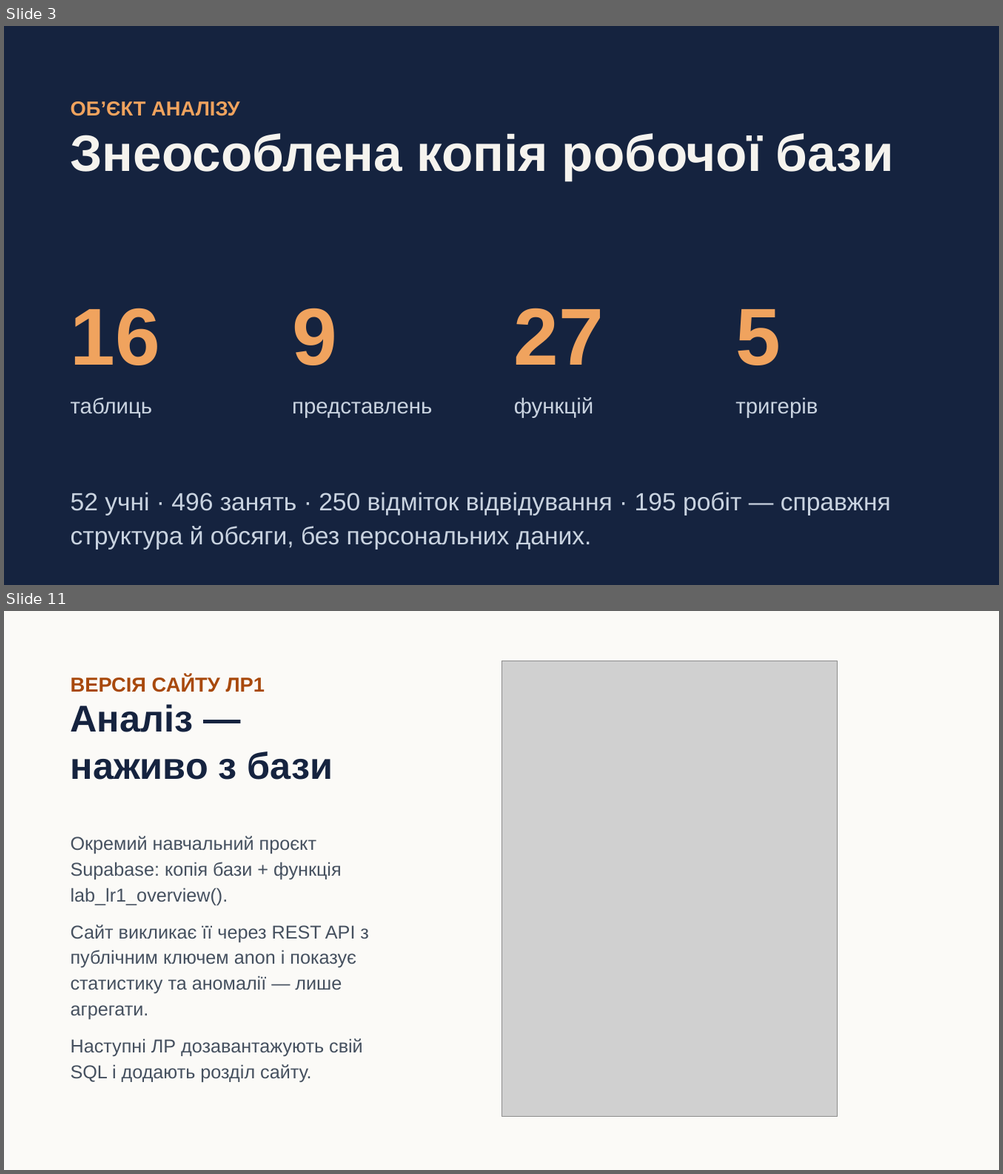
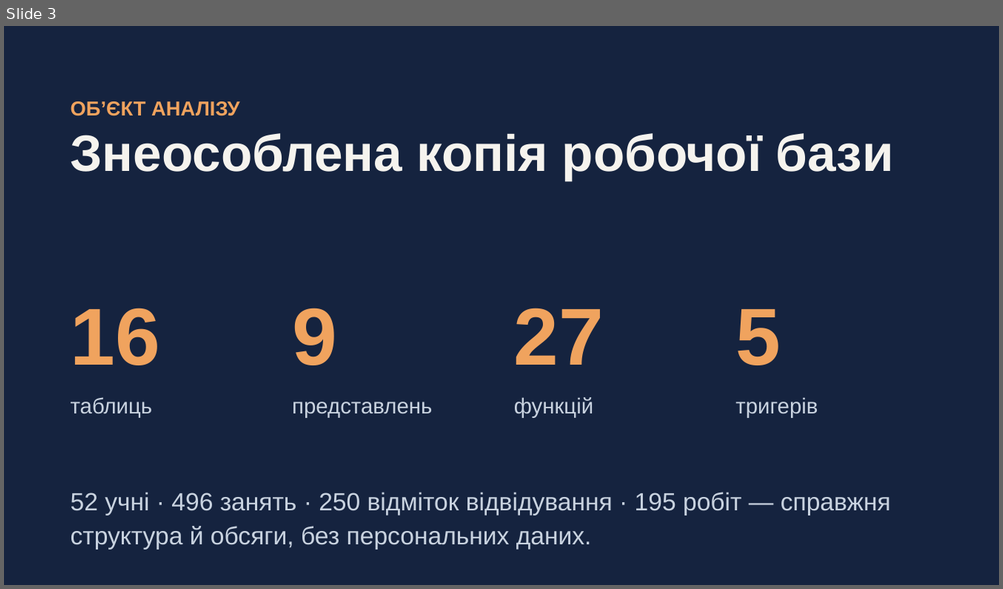
Before and after one commit to ut2ucn-dev/ut2ucn-dev.github.io, a slide deck: docs/db-labs/Презентація_ЛР1.pptx. Shown one above the other, each under a label of ours: slides 3 and 11 before the commit, slide 3 after it; the slides between them are not shown. The pictures are 1003x1174 and 1003x589 pixels, drawn with LibreOffice and Linux fonts; fonts in the diff are those of the drawing; grey boxes stand for pictures. Boxes give left, top, right and bottom in pixels: in the first picture for what was removed or moved away, otherwise in the second. Text is boxed around its words. In the diff, an @@ line names an element or a change of style, - is before the commit and + after.

```diff
--- a/docs/db-labs/Презентація_ЛР1.pptx
+++ b/docs/db-labs/Презентація_ЛР1.pptx
@@ slide 11 removed at [4,611,999,1170], background #FBFAF7 @@
@@ text removed at [71,675,265,692] @@
-ВЕРСІЯ САЙТУ ЛР1
@@ picture removed at [502,661,836,1117] @@
@@ text removed at [71,704,333,780] @@
-Аналіз — наживо з бази
@@ text removed at [71,836,369,1082] @@
-Окремий навчальний проєкт Supabase: копія бази + функція lab_lr1_overview().
-Сайт викликає її через REST API з публічним ключем anon і показує статистику та аномалії — лише агрегати.
-Наступні ЛР дозавантажують свій SQL і додають розділ сайту.
```
Also in this commit, not shown: 8 slides changed, 2 slides added, 1 other slide removed, 5 other files.
